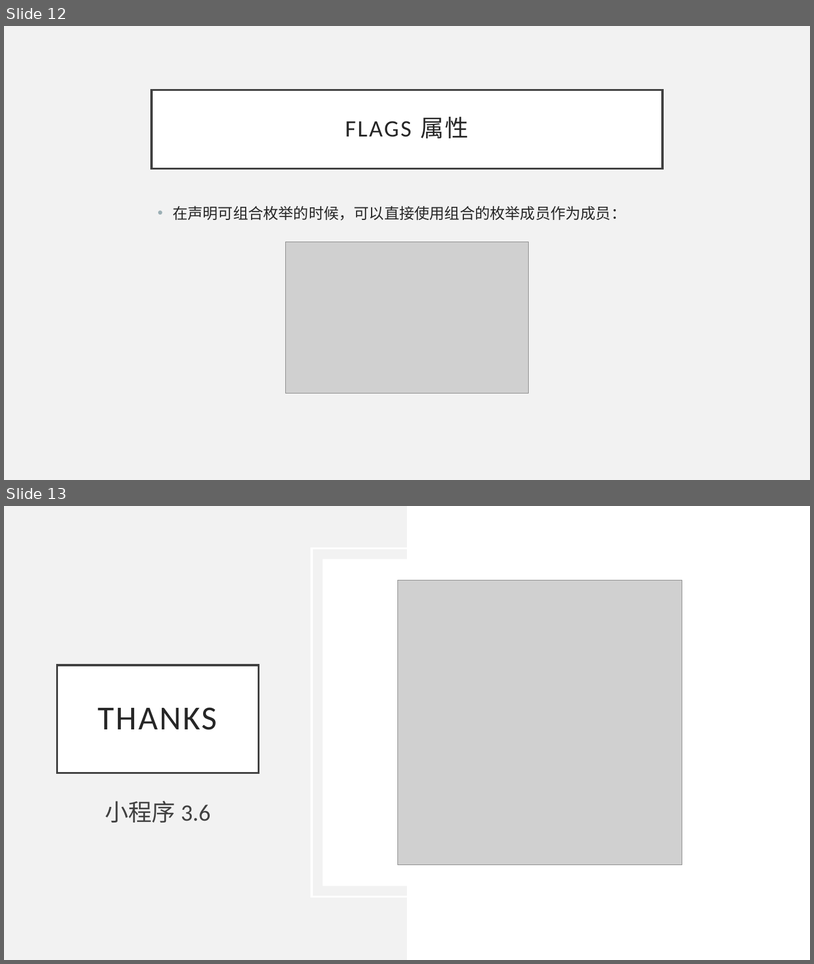
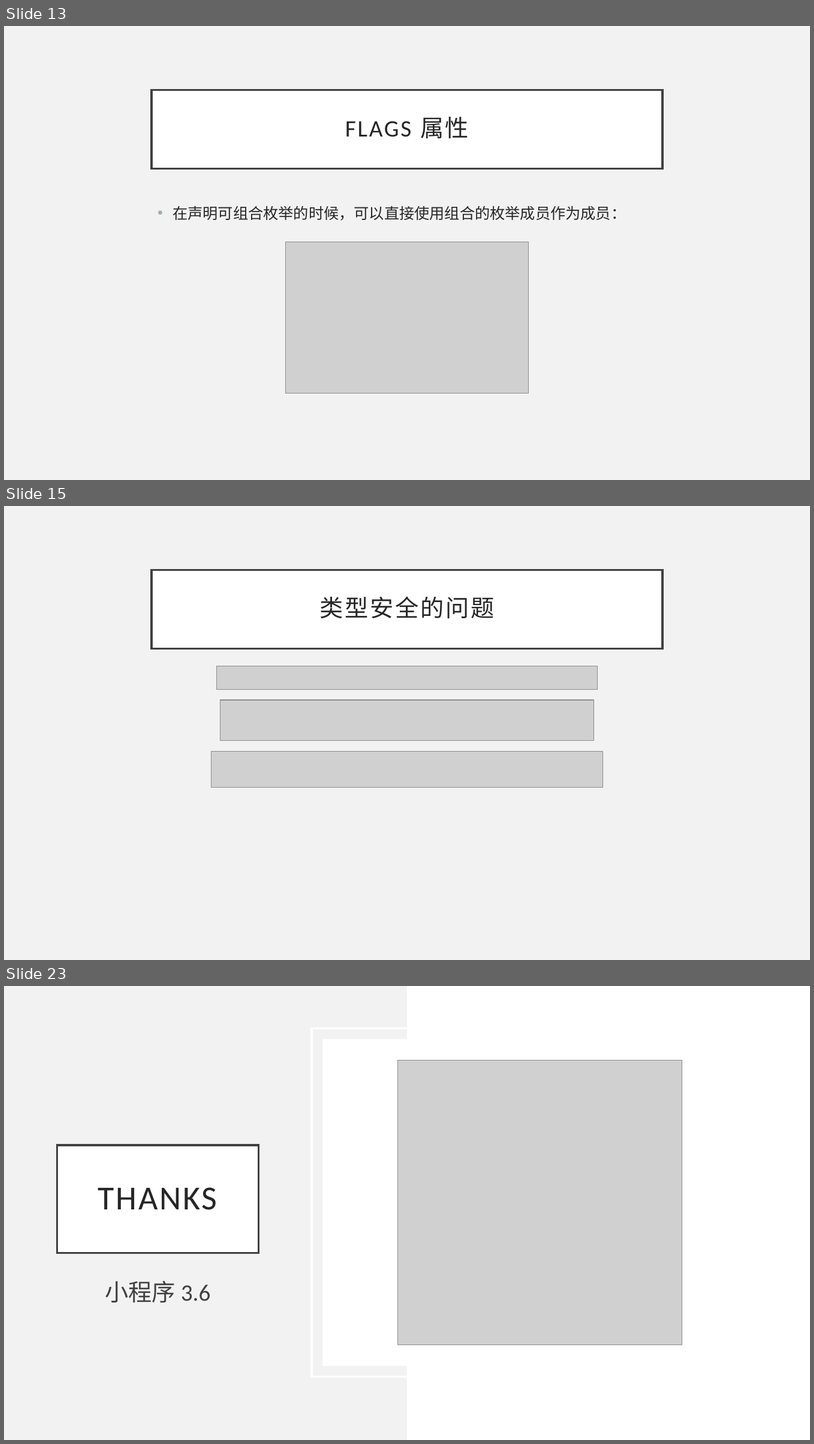
Before and after one commit to BillSon68/CSharp-Tutorial, a slide deck: Chapter 03/310 - 枚举和嵌套类型.pptx. Shown one above the other, each under a label of ours: slides 12 and 13 before the commit, slides 13, 15 and 23 after it; the slides between them are not shown. The pictures are 814x964 and 814x1444 pixels, drawn with LibreOffice and Linux fonts; fonts in the diff are those of the drawing; grey boxes stand for pictures. Boxes give left, top, right and bottom in pixels: in the first picture for what was removed or moved away, otherwise in the second. Text is boxed around its words. In the diff, an @@ line names an element or a change of style, - is before the commit and + after.

```diff
--- a/Chapter 03/310 - 枚举和嵌套类型.pptx
+++ b/Chapter 03/310 - 枚举和嵌套类型.pptx
@@ slide 15 added at <box>4,506,810,960</box>, background #F2F2F2 @@
@@ title added at <box>152,570,663,648</box>, fill #FFFFFF, outline #404040 2.5 pt, 28 pt, text #262626 @@
+类型安全的问题
@@ picture added at <box>216,666,598,688</box> @@
@@ picture added at <box>221,700,594,740</box> @@
@@ picture added at <box>212,751,603,787</box> @@
@@ what was slide 12 is now slide 13 @@
@@ what was slide 13 is now slide 23 @@
```
Also in this commit, not shown: 1 slide changed, 9 other slides added, 2 other files.
